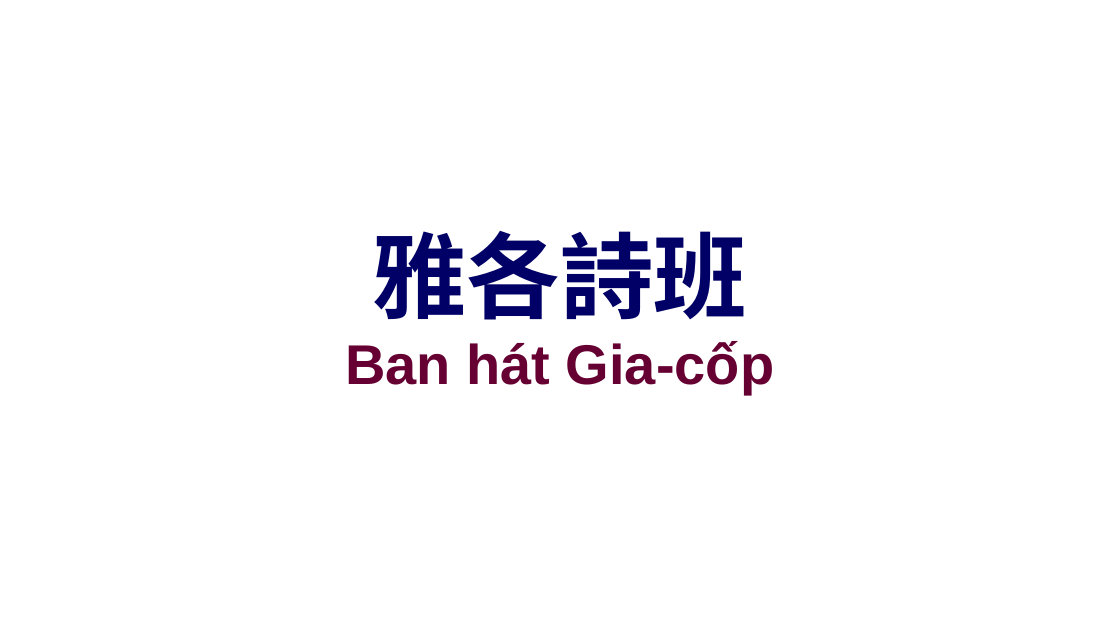
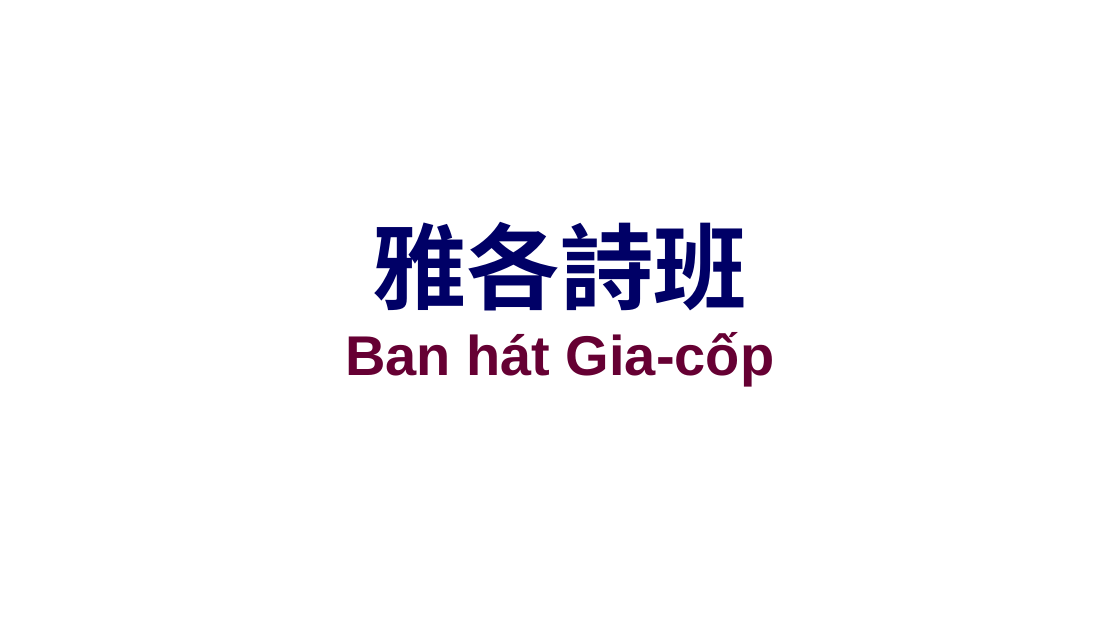
Before and after one commit to batisuoc/other-ppts, a slide deck: slide 12 of 聯合崇拜流程.pptx. Drawn at 1120x630 pixels with LibreOffice and Linux fonts; fonts in the diff are those of the drawing; background and template pictures are left out. Boxes give left, top, right and bottom in pixels: in the first picture for what was removed or moved away, otherwise in the second. Text is boxed around its words. In the diff, an @@ line names an element or a change of style, - is before the commit and + after.

```diff
--- a/聯合崇拜流程.pptx
+++ b/聯合崇拜流程.pptx
@@ title "雅各詩班": place and size @@
-title "雅各詩班" at [373, 231, 746, 320]
+title "雅各詩班" at [373, 222, 746, 311]
@@ text "Ban hát Gia-cốp": place and size @@
-text "Ban hát Gia-cốp" at [345, 341, 774, 394]
+text "Ban hát Gia-cốp" at [345, 332, 774, 385]
```
Also in this commit, not shown: 2 other slides changed, 1 other file.
